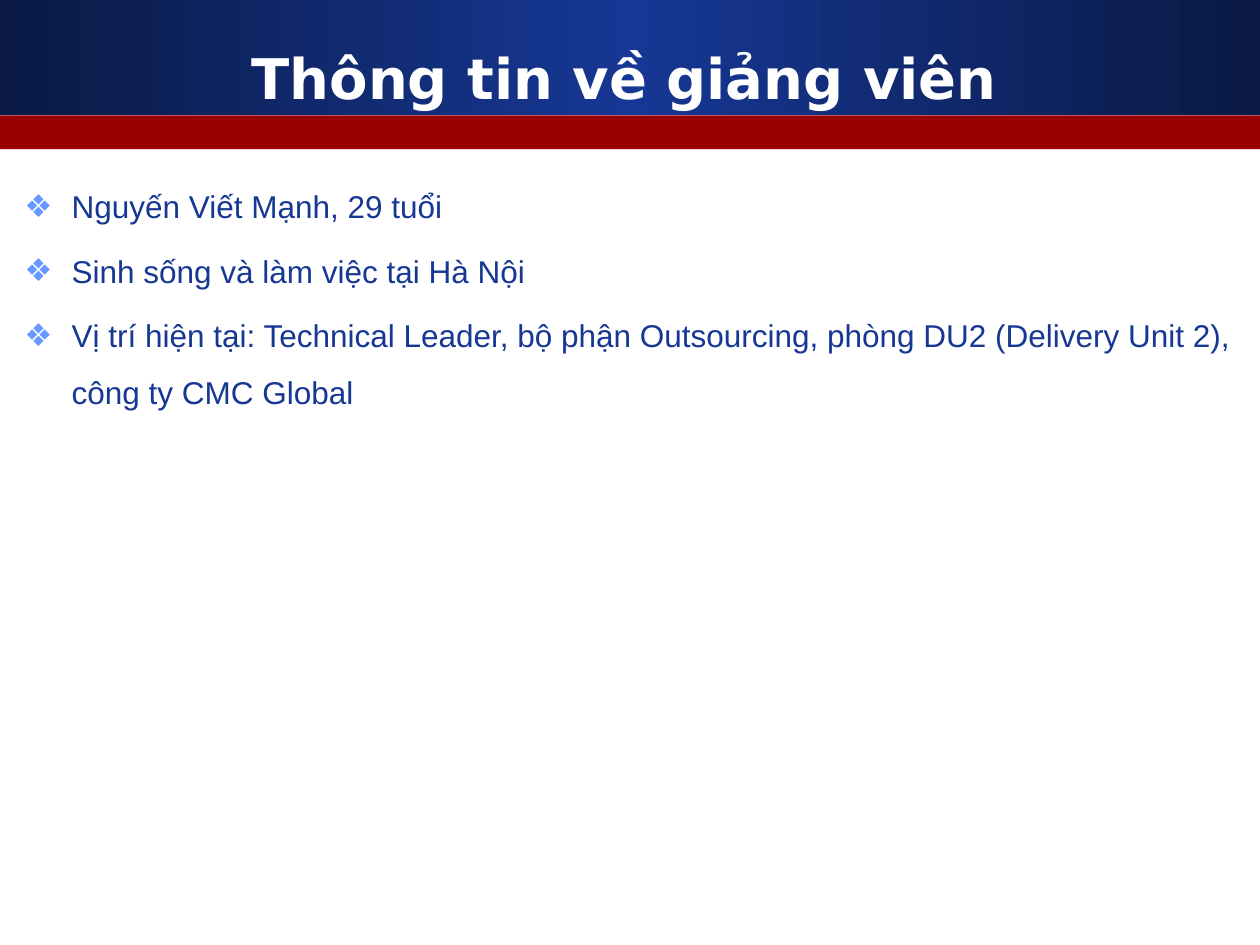
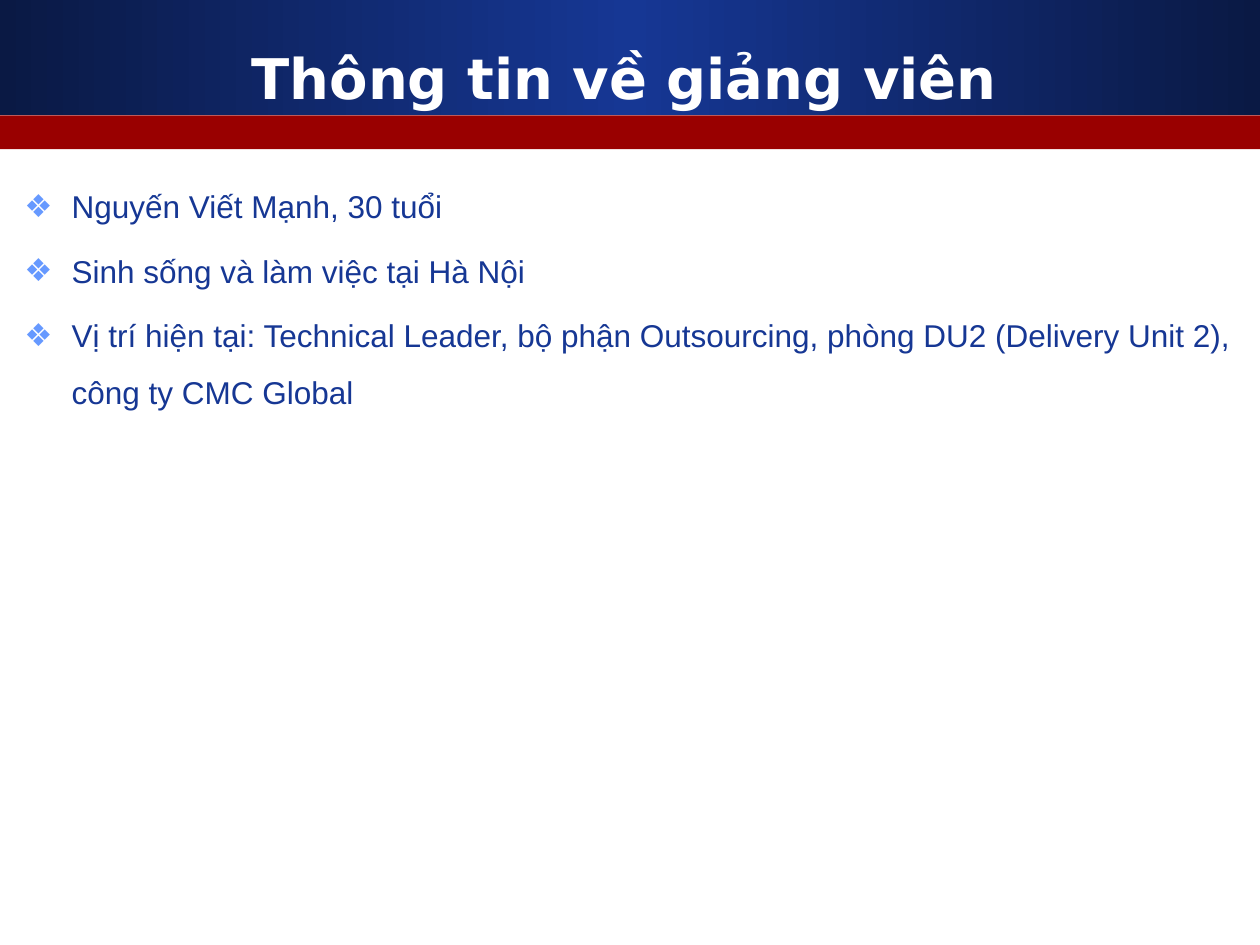
Before and after one commit to nguyenvietmanhit/frontend10, a slide deck: slide 3 of Day01_HTML_Setup_GIT_Enviroment/Slides/1_Gioi_thieu_khoa_hoc.ppt. Drawn at 1260x945 pixels with LibreOffice and Linux fonts; fonts in the diff are those of the drawing. Boxes give left, top, right and bottom in pixels: in the first picture for what was removed or moved away, otherwise in the second. Text is boxed around its words. In the diff, an @@ line names an element or a change of style, - is before the commit and + after.

```diff
--- a/Day01_HTML_Setup_GIT_Enviroment/Slides/1_Gioi_thieu_khoa_hoc.ppt
+++ b/Day01_HTML_Setup_GIT_Enviroment/Slides/1_Gioi_thieu_khoa_hoc.ppt
@@ text at (72,193,442,224): text changed @@
-❖ Nguyến Viết Mạnh, 29 tuổi
+❖ Nguyến Viết Mạnh, 30 tuổi
```
Also in this commit, not shown: 2 other slides changed, 32 other files.
